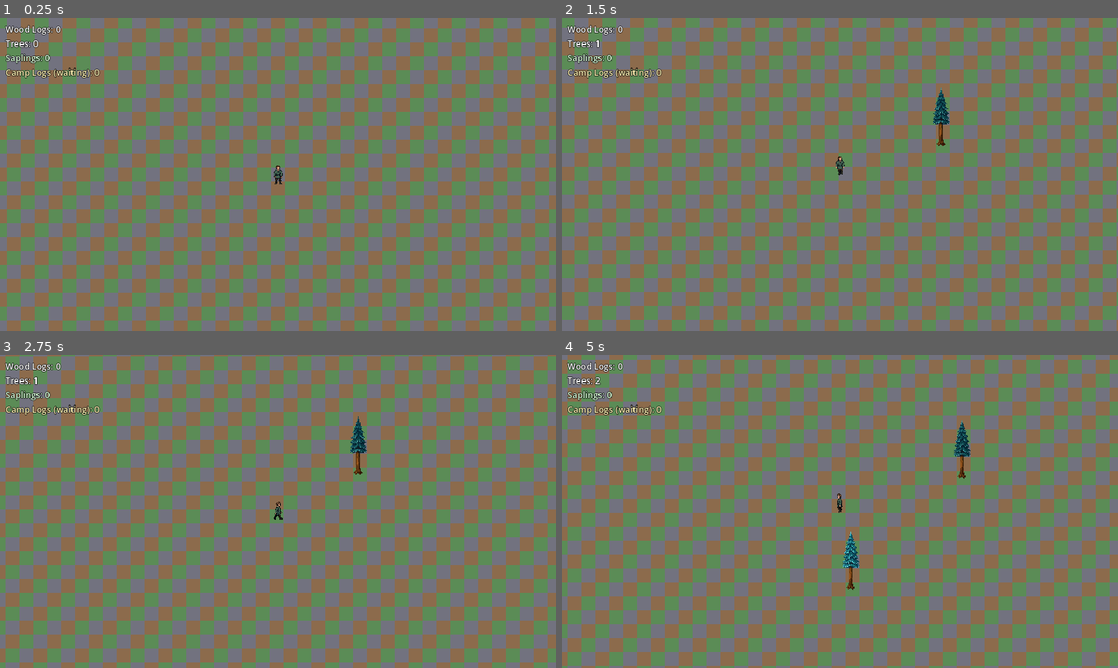
Above: before the commit, frames 1-4 (two rows, left to right).
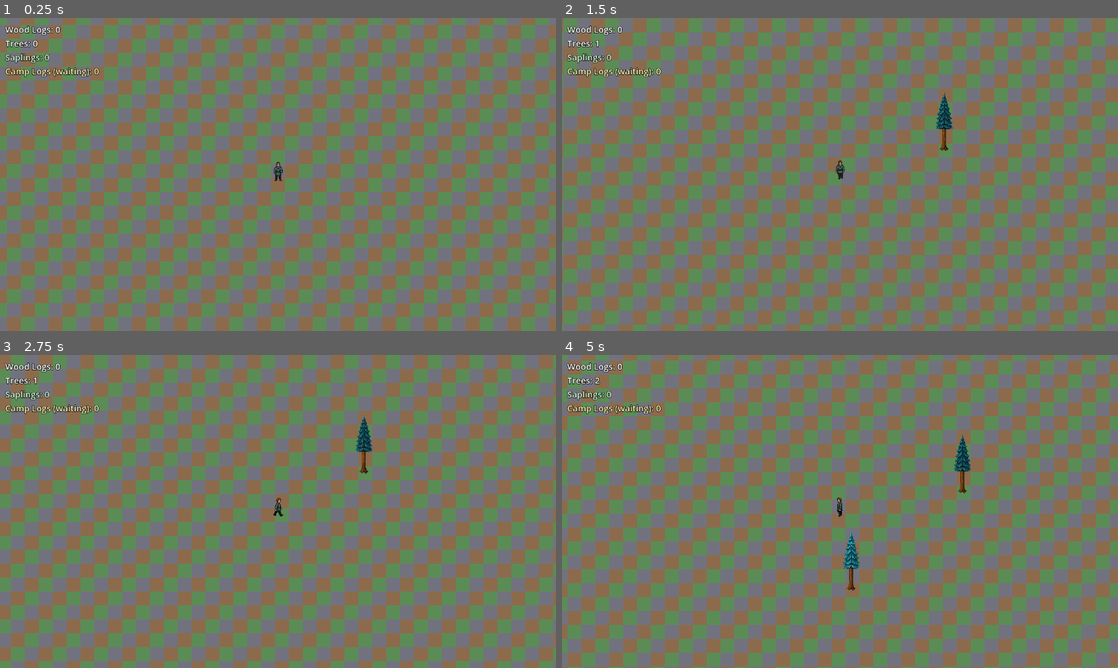
Above: after the commit, the same moments.

Repository: mcchesneyjg-max/Test-Gamer
Game: Godot game, scene res://main.tscn
Two runs of this game, one before a commit and one after it. Both use one fixed random seed, a clock stepped at 60 frames per second and the inputs below.
Inputs (mouse positions are in pixels of both pictures, inside the frame that each line leads up to):
- Up to frame 1 (0.25 s): no input
- Up to frame 2 (1.5 s): tap Enter at 0.5 s; move the mouse to (962, 158) at 0.52 s; hold D (move_right) 0.53-1.28 s; tap T at 0.6, 1.35 s; click (962, 158) at 0.67 s; move the mouse to (728, 190) at 1.27 s; hold S (move_down) from 1.28 s (still down)
- Up to frame 3 (2.75 s): move the mouse to (333, 442) at 2.02 s; release S (move_down) at 2.03 s; hold D (move_right) from 2.03 s (still down); tap T at 2.1 s
- Up to frame 4 (5 s): move the mouse to (812, 574) at 2.77 s; release D (move_right) at 2.78 s; hold W (move_up) 2.78-3.53 s; tap T at 2.85, 3.6, 4.35 s; click (812, 574) at 2.92 s; move the mouse to (1006, 558) at 3.52 s; hold A (move_left) from 3.53 s (still down); move the mouse to (673, 464) at 4.27 s

The runs differ from the first frame. In frame 1, 25% of the frame differs, in the area x 0-100%, y 2-97%; in frame 2, 48%; in frame 3, 43%; in frame 4, 100%, in the area x 0-100%, y 0-100%.

Commit message:
Keep pixel art crisp with integer scaling and pixel snap
Enable integer window stretch, 2D pixel snapping, and round y-sort
positions so depth sorting does not land sprites on sub-pixels. Snap
camera zoom to quarter steps to reduce blur when zooming.

Co-authored-by: mcchesneyjg-max <mcchesneyjg-max@users.noreply.github.com>

Diff:
--- a/game/project.godot
+++ b/game/project.godot
@@ -31,6 +31,8 @@
 window/size/viewport_width=1280
 window/size/viewport_height=720
 window/stretch/mode="canvas_items"
+window/stretch/aspect="expand"
+window/stretch/scale_mode="integer"
 
 [input]
 
@@ -58,3 +60,5 @@
 [rendering]
 
 textures/canvas_textures/default_texture_filter=0
+2d/snap/snap_2d_transforms_to_pixel=true
+2d/snap/snap_2d_vertices_to_pixel=true
--- a/game/scripts/camera_controller.gd
+++ b/game/scripts/camera_controller.gd
@@ -15,4 +15,6 @@
 	var next := zoom + Vector2.ONE * delta
 	next.x = clampf(next.x, ZOOM_MIN, ZOOM_MAX)
 	next.y = clampf(next.y, ZOOM_MIN, ZOOM_MAX)
+	next.x = snappedf(next.x, 0.25)
+	next.y = snappedf(next.y, 0.25)
 	zoom = next
--- a/game/scripts/y_sort_depth.gd
+++ b/game/scripts/y_sort_depth.gd
@@ -38,11 +38,14 @@
 	if absf(delta) >= 0.001:
 		for sprite_entry in sprites:
 			var sprite := sprite_entry["sprite"] as Node2D
-			sprite.position.y -= delta
+			sprite.position.y = roundf(sprite.position.y - delta)
 
 	entity.set_meta(LOGICAL_POS_META_KEY, logical_pos)
 	entity.set_meta(APPLIED_META_KEY, deepest)
-	entity.position = logical_pos + Vector2(0.0, deepest)
+	entity.position = Vector2(
+		roundf(logical_pos.x),
+		roundf(logical_pos.y + deepest)
+	)
 
 static func _collect_sprites(entity: Node2D) -> Array[Dictionary]:
 	var sprites: Array[Dictionary] = []
